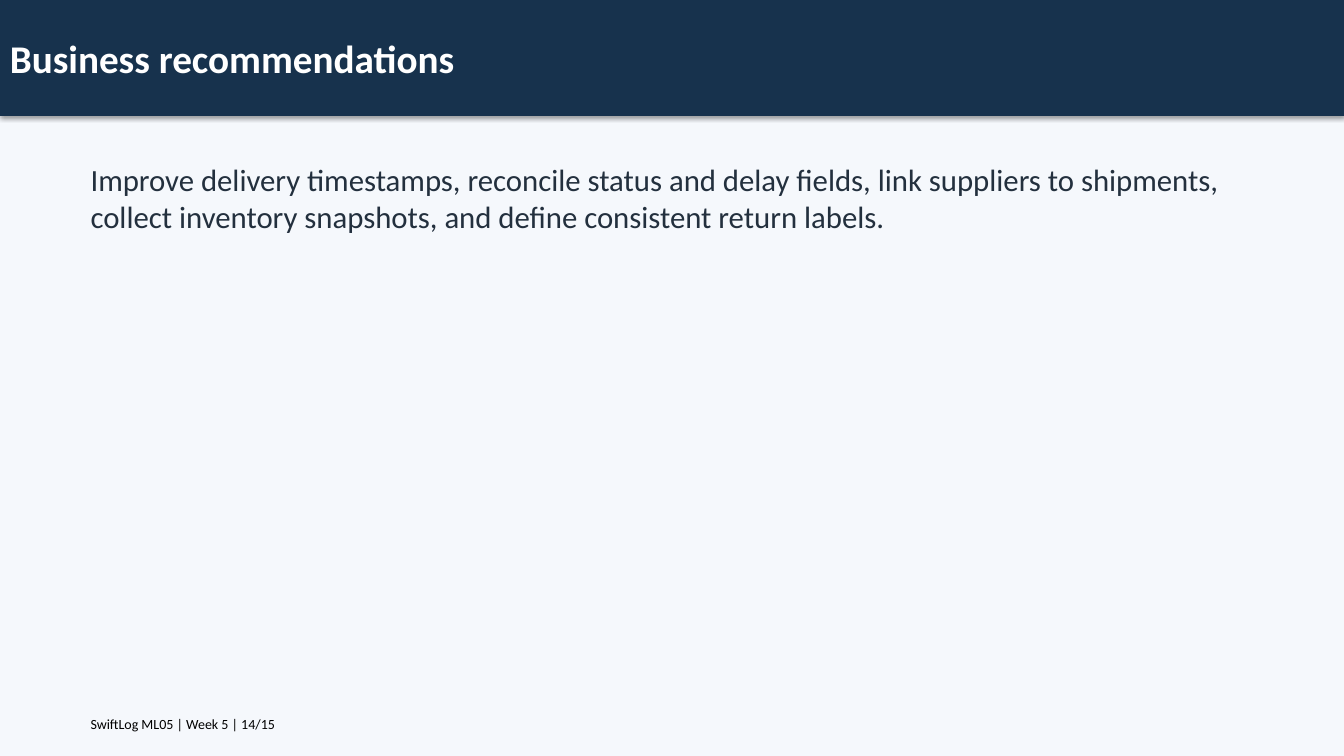
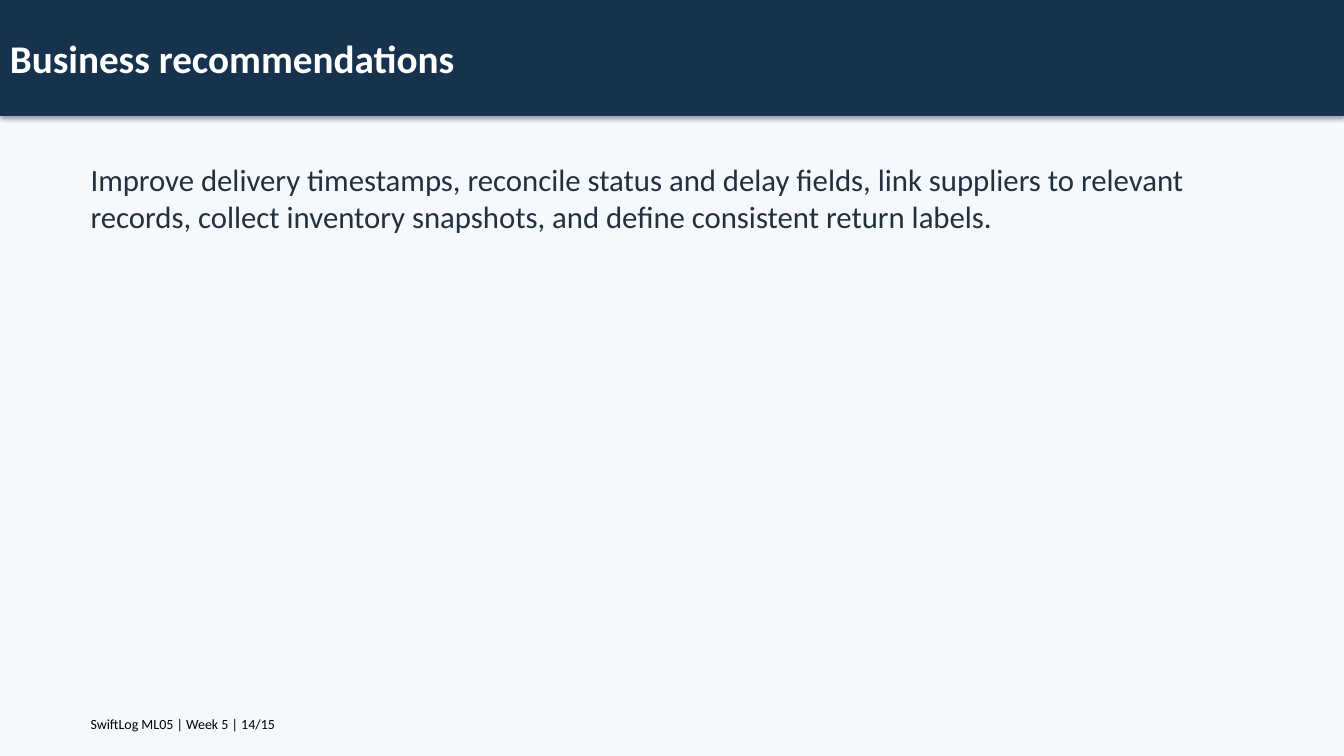
Before and after one commit to Charlez023/SwiftLog-ML-Engineering, a slide deck: slide 14 of Presentation/Executive_Presentation.pptx. Drawn at 1344x756 pixels with LibreOffice and Linux fonts; fonts in the diff are those of the drawing. Boxes give left, top, right and bottom in pixels: in the first picture for what was removed or moved away, otherwise in the second. Text is boxed around its words. In the diff, an @@ line names an element or a change of style, - is before the commit and + after.

```diff
--- a/Presentation/Executive_Presentation.pptx
+++ b/Presentation/Executive_Presentation.pptx
@@ text at <box>91,169,1183,233</box>: text changed @@
-Improve delivery timestamps, reconcile status and delay fields, link suppliers to shipments, collect inventory snapshots, and define consistent return labels.
+Improve delivery timestamps, reconcile status and delay fields, link suppliers to relevant records, collect inventory snapshots, and define consistent return labels.
```
Also in this commit, not shown: 8 other slides changed, 13 other files.
